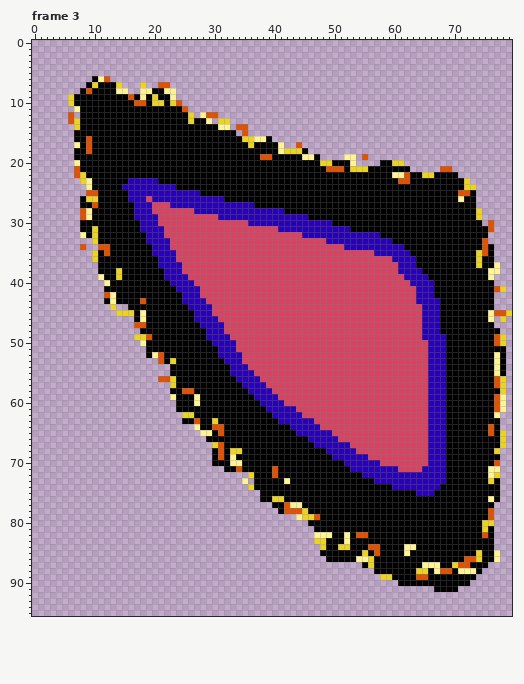
File history of a pixel-art file, Assets/Raw/Sprites/Enemies/Boss4/PhaseSwitch/Left_3.aseprite. That is the earlier state.
80x96 pixels, 8 frames. Shown: frame 3. The commit also changed other frames, which this record leaves out.
The result:
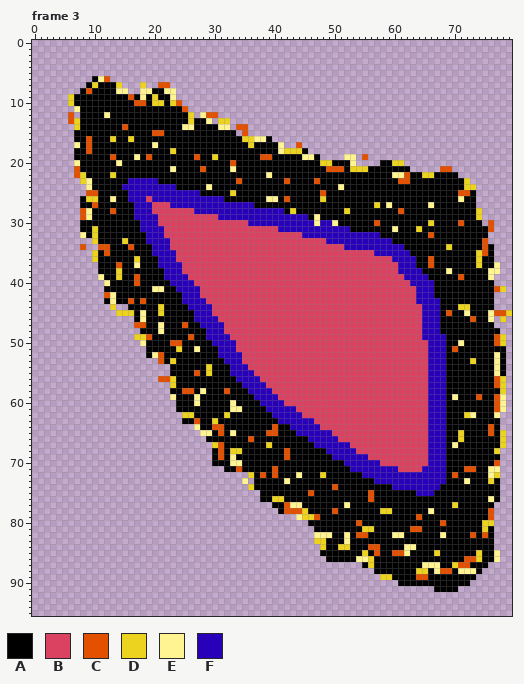
Palette (. is transparent): A #000000  B #db4161  C #e35100  D #ebd320  E #fff392  F #2800ba
From old to new:
Frame 3, layer "Base":
y 12: x 12 A -> E
y 14: x 15 A -> C; x 25..26 AA -> EE
y 15: x 20..21 AA -> CC
y 16: x 13 A -> D; x 16 A -> D
y 17: x 20 A -> E
y 18: x 23 A -> D
y 19: x 13 A -> C; x 17 A -> E; x 19 A -> C; x 27 A -> C; x 30 A -> D
y 20: x 14 A -> E; x 33 A -> C
y 21: x 23 A -> E; x 28 A -> C; x 33 A -> E
y 22: x 13 A -> D; x 39 A -> E
y 23: x 34 A -> C; x 42 A -> C; x 47 A -> C
y 24: x 29 A -> E; x 51 A -> E
y 25: x 33 A -> D; x 48 A -> C
y 26: x 13 A -> E; x 39..40 AA -> EE; x 42 A -> C; x 48 A -> D
y 27: x 57 A -> D; x 59 A -> E; x 66 A -> E
y 28: x 13 A -> C; x 43 A -> D; x 52 A -> D; x 61 A -> C
y 29: x 47 A -> E
y 30: x 47 F -> E; x 50 A -> E; x 57 A -> C; x 66 A -> D; x 71 A -> C
y 31: x 60 A -> E; x 64 A -> D
y 32: x 66 A -> C
y 33: x 15 A -> D
y 34: x 16 A -> C; x 69 A -> D
y 36: x 17 A -> D; x 66 A -> C
y 37: x 14 A -> C; x 17 A -> E; x 66 A -> C
y 38: x 69 A -> E
y 39: x 17 A -> C; x 71 A -> C
y 40: x 17 A -> C
y 41: x 20..21 AA -> EE
y 43: x 16 A -> C
y 44: x 21 A -> D; x 71..72 AA -> DD
y 45: x 21 A -> D; x 69 A -> C; x 72 A -> E
y 46: x 73 A -> C
y 47: x 21 A -> E; x 25 A -> C
y 48: x 21 A -> E
y 49: x 26 A -> C
y 50: x 23..24 AA -> CC; x 71 A -> E
y 51: x 24 A -> D; x 27 A -> E; x 70 A -> C
y 53: x 73 A -> D
y 54: x 29 A -> D
y 55: x 27 A -> C; x 29 A -> D
y 58: x 28 A -> E; x 32 A -> C
y 59: x 70 A -> E; x 74 A -> C
y 60: x 33 A -> E
y 61: x 33..34 AA -> EE
y 62: x 32 A -> D; x 72..73 AA -> DE
y 64: x 40 A -> C
y 65: x 33 A -> E; x 39..40 AA -> CC; x 71 A -> D
y 66: x 36 A -> C; x 71 A -> D
y 67: x 39 A -> D; x 70 A -> E
y 68..69: x 42 A -> C
y 71: x 72..73 AA -> CC
y 72: x 38 A -> C; x 44 A -> E; x 48 A -> D; x 70 A -> C
y 73: x 72 A -> E
y 74: x 50 A -> C
y 75: x 46 A -> C; x 56 A -> C
y 76: x 56 A -> C
y 77: x 52 A -> E; x 70 A -> D
y 78: x 50 A -> C; x 58..59 AA -> DD; x 66 A -> E
y 79: x 64 A -> C
y 80: x 54 A -> C; x 68 A -> C
y 81: x 55..56 AA -> DD; x 63..64 AA -> CC
y 82: x 60..61 AA -> EE; x 68 A -> E; x 73 A -> C
y 85: x 60..61 AA -> CC; x 67 A -> D
Boxes around the changes in both pictures, in picture pixels (x1, y1, x2, y2):
changed: (104, 112, 482, 556)
